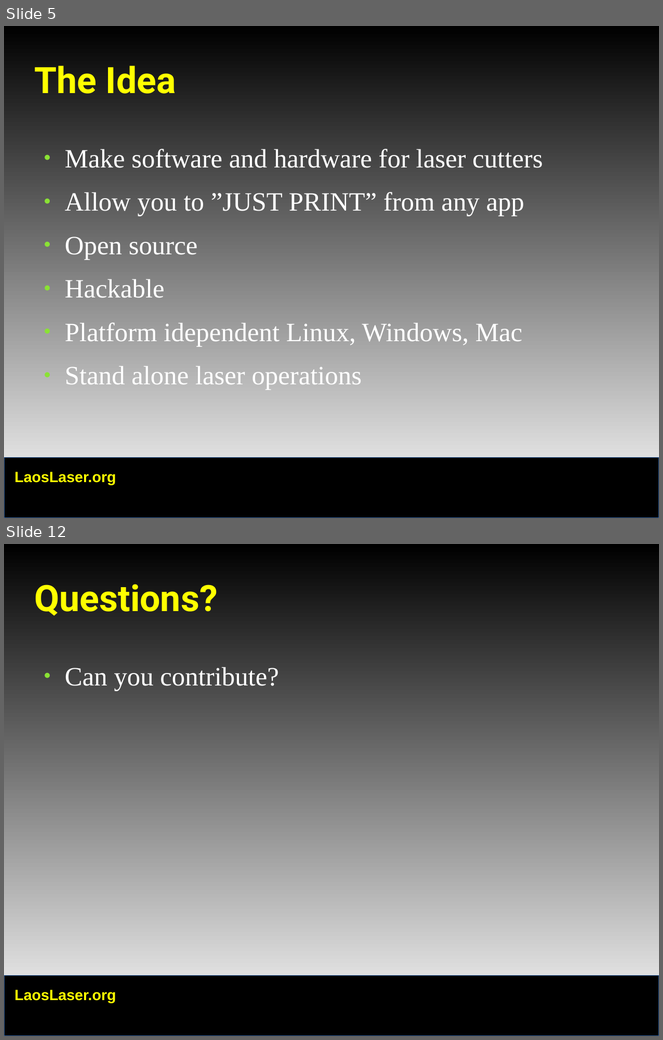
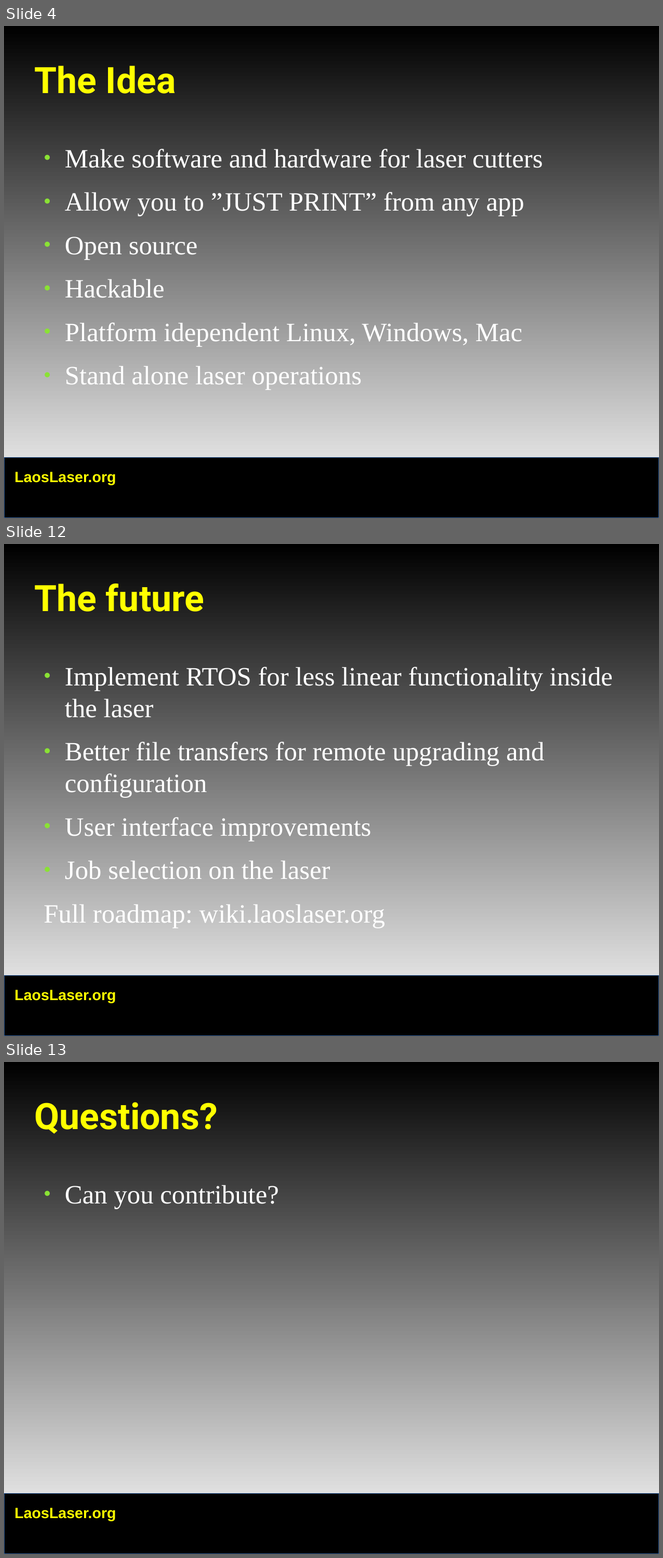
Before and after one commit to LaosLaser/Documentation, a slide deck: ccc-presentation.odp. Shown one above the other, each under a label of ours: slides 5 and 12 before the commit, slides 4, 12 and 13 after it; the slides between them are not shown. The pictures are 663x1040 and 663x1558 pixels, drawn with LibreOffice and Linux fonts; fonts in the diff are those of the drawing; background and template pictures are left out. Boxes give left, top, right and bottom in pixels: in the first picture for what was removed or moved away, otherwise in the second. Text is boxed around its words. In the diff, an @@ line names an element or a change of style, - is before the commit and + after.

```diff
--- a/ccc-presentation.odp
+++ b/ccc-presentation.odp
@@ slide 12 added at (4,544,659,1036), background gradient #000000 to #FFFFFF; not listed: 2 template elements that a slide beside it also shows @@
@@ title added at (35,584,204,612), 44 pt, text #FFFF00, bold @@
+The future
@@ text added at (44,667,613,928), 32 pt, text #FFFFFF @@
+● Implement RTOS for less linear functionality inside the laser
+● Better file transfers for remote upgrading and configuration
+● User interface improvements
+● Job selection on the laser
+Full roadmap: wiki.laoslaser.org
@@ what was slide 5 is now slide 4 @@
@@ what was slide 12 is now slide 13 @@
```
Also in this commit, not shown: 7 slides changed, 3 other slides added, 3 slides removed.
